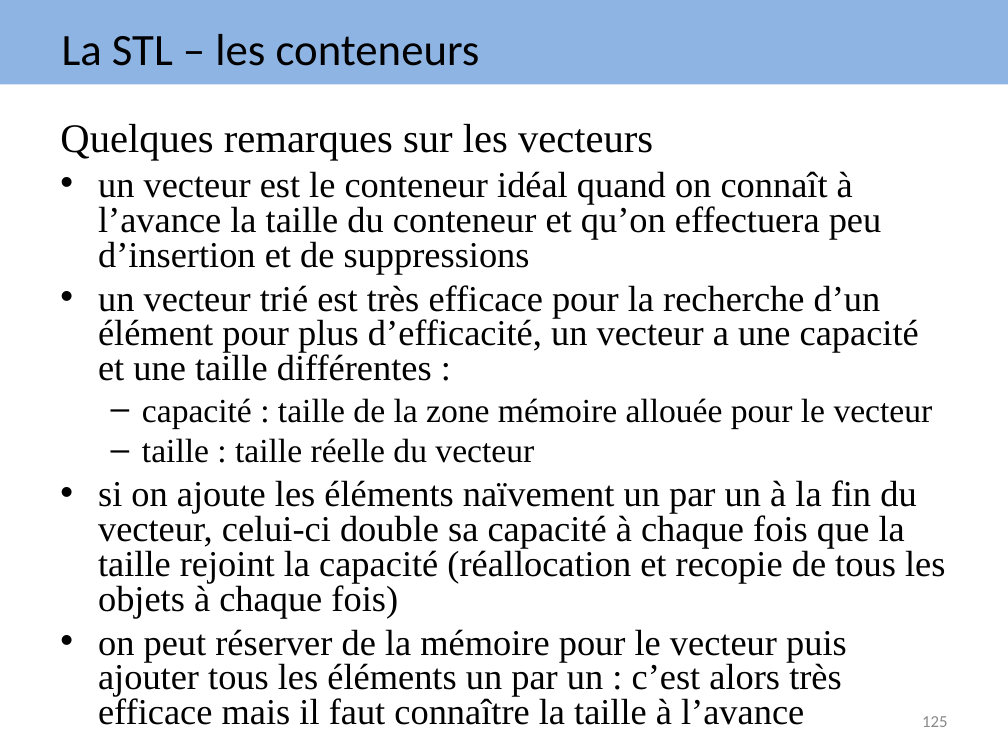
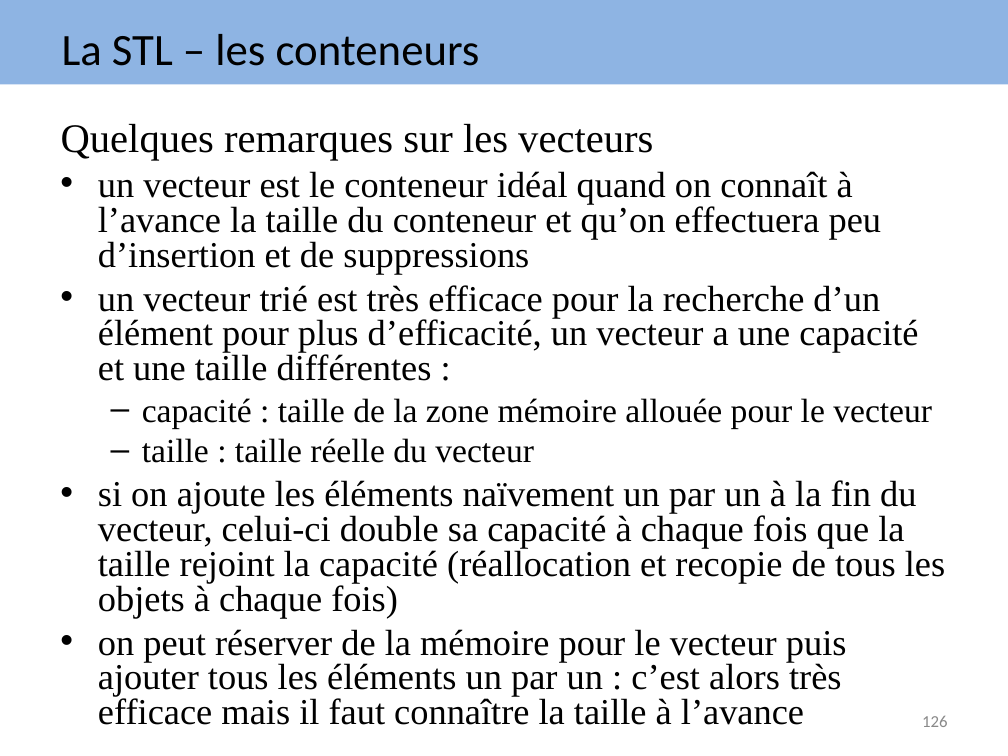
Before and after one commit to arnaudbirk/Formation-CPlusPlus, a slide deck: slide 126 of cours/Formation EVAFI C++.ppt (slide 125 before the commit). Drawn at 1008x756 pixels with LibreOffice and Linux fonts; fonts in the diff are those of the drawing. Boxes give left, top, right and bottom in pixels: in the first picture for what was removed or moved away, otherwise in the second. Text is boxed around its words. In the diff, an @@ line names an element or a change of style, - is before the commit and + after.

Commit message:
Ajout Exercice 3,4,5,6

```diff
--- a/cours/Formation EVAFI C++.ppt
+++ b/cours/Formation EVAFI C++.ppt
@@ text "Quelques remarques sur les vecteurs" at (61, 123, 945, 725): indent changed @@
@@ page number at (922, 716, 948, 727): text changed @@
-125
+126
```
Also in this commit, not shown: 103 other slides changed, 2 slides added, 1 slide removed, 4 other files.
